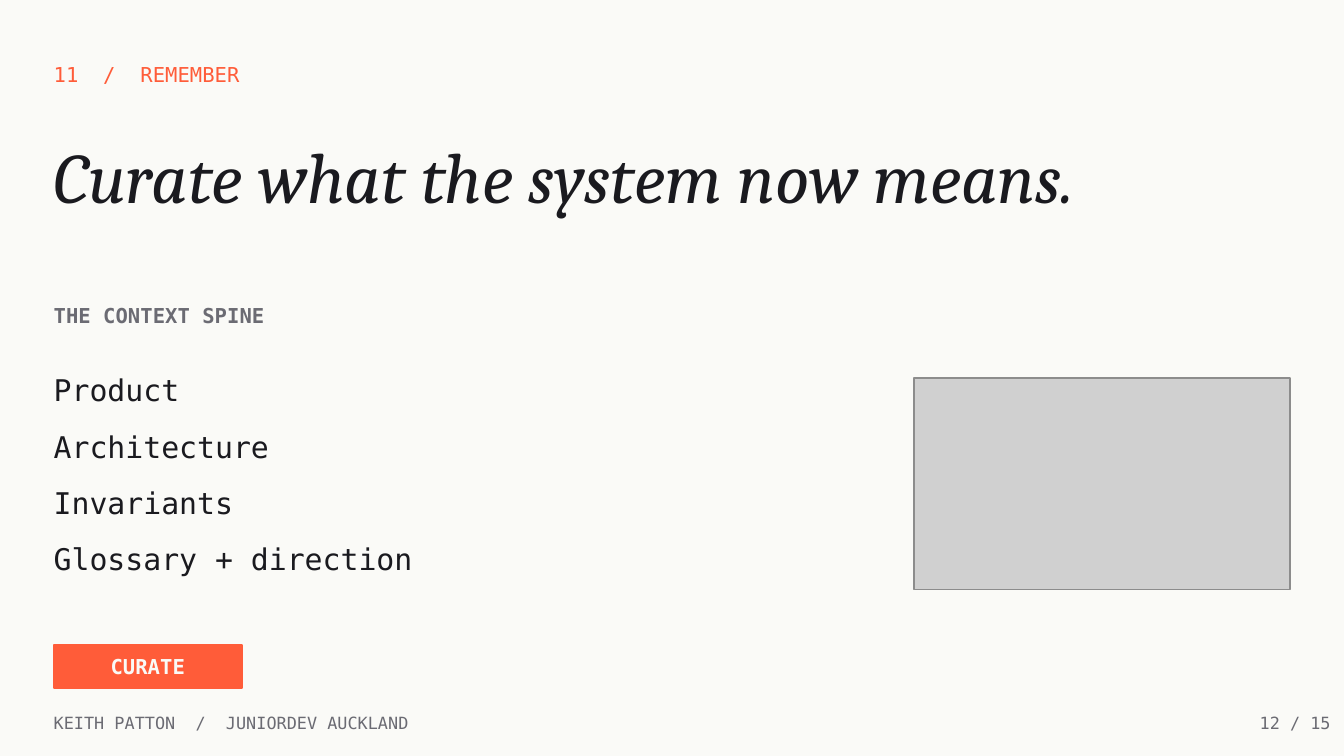
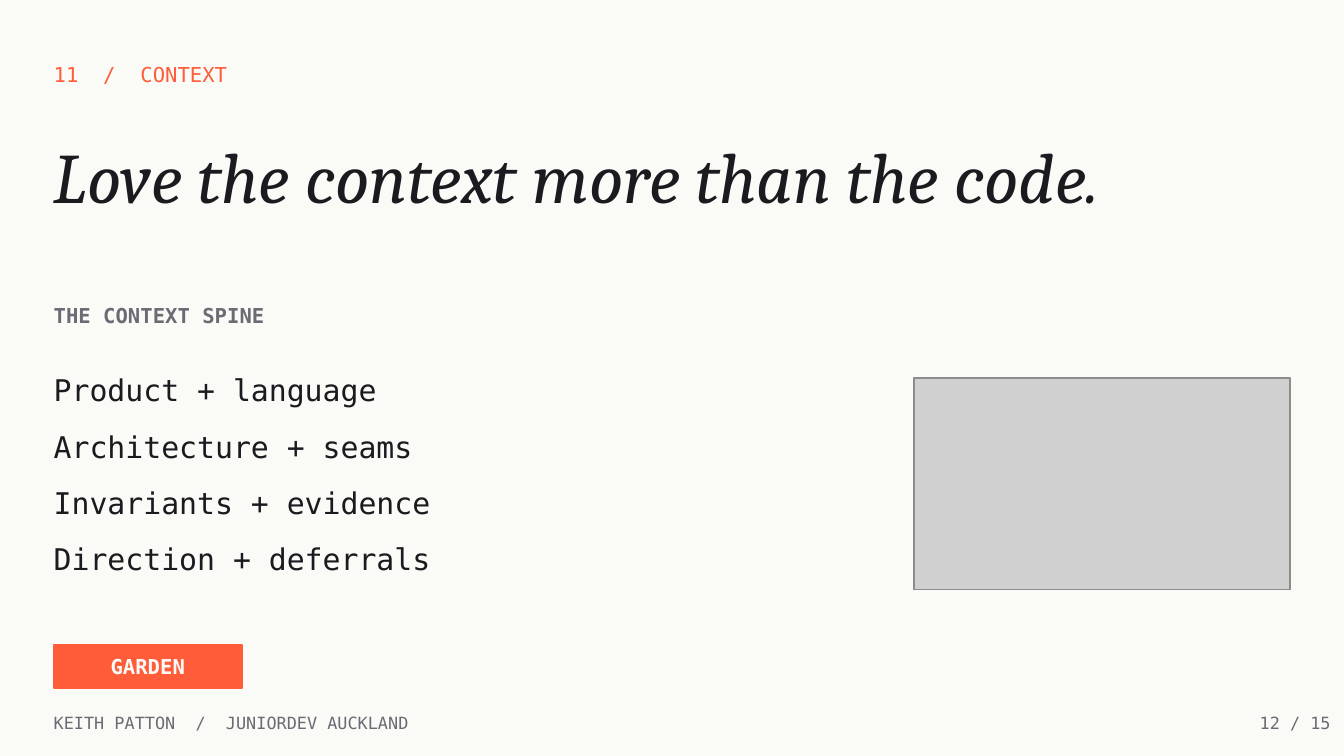
Before and after one commit to keithpatton/junior-dev-agentic-demo, a slide deck: slide 12 of presentation/Beyond-the-Prompt-JuniorDev.pptx. Drawn at 1344x756 pixels with LibreOffice and Linux fonts; fonts in the diff are those of the drawing; grey boxes stand for pictures. Boxes give left, top, right and bottom in pixels: in the first picture for what was removed or moved away, otherwise in the second. Text is boxed around its words. In the diff, an @@ line names an element or a change of style, - is before the commit and + after.

```diff
--- a/presentation/Beyond-the-Prompt-JuniorDev.pptx
+++ b/presentation/Beyond-the-Prompt-JuniorDev.pptx
@@ text at (x1=54, y1=66, x2=227, y2=83): text changed @@
-11 / REMEMBER
+11 / CONTEXT
@@ text at (x1=54, y1=153, x2=1099, y2=204): text changed @@
-Curate what the system now means.
+Love the context more than the code.
@@ text at (x1=54, y1=378, x2=377, y2=408): text changed @@
-Product
+Product + language
@@ text at (x1=54, y1=435, x2=413, y2=459): text changed @@
-Architecture
+Architecture + seams
@@ text at (x1=54, y1=491, x2=431, y2=515): text changed @@
-Invariants
+Invariants + evidence
@@ text at (x1=54, y1=547, x2=430, y2=571): text changed @@
-Glossary + direction
+Direction + deferrals
@@ text at (x1=111, y1=659, x2=185, y2=675): text changed @@
-CURATE
+GARDEN
```
Also in this commit, not shown: 8 other slides changed, 2 slides added, 2 slides removed, 14 other files.
